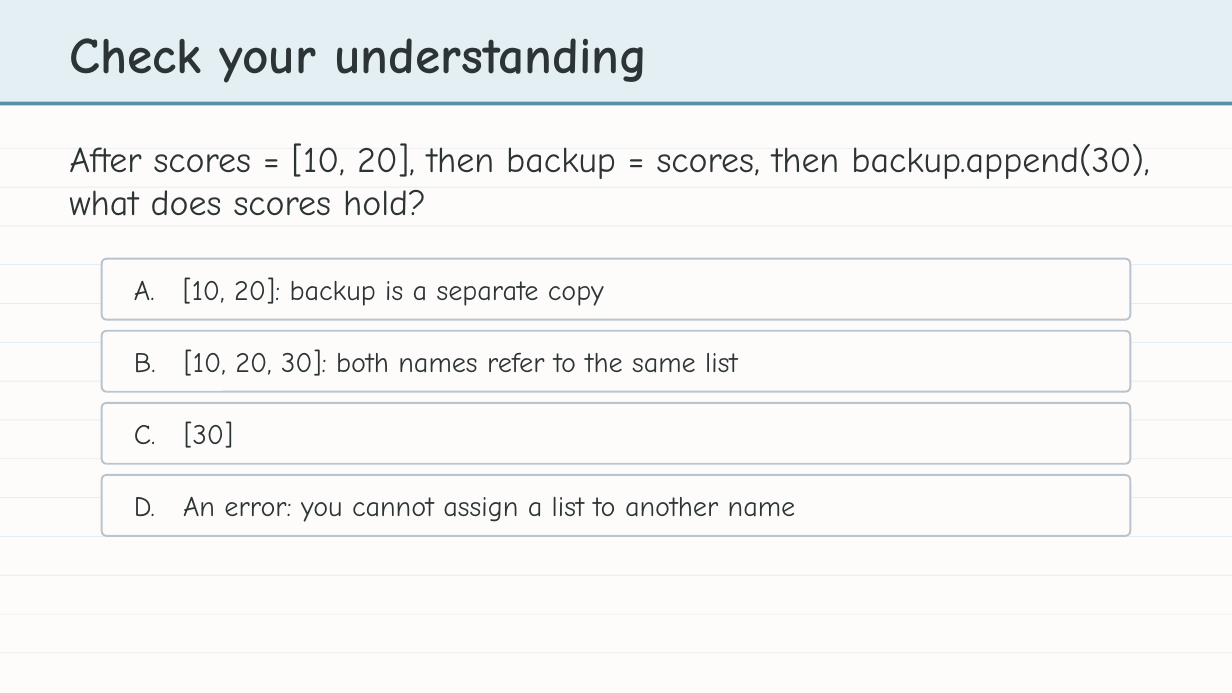
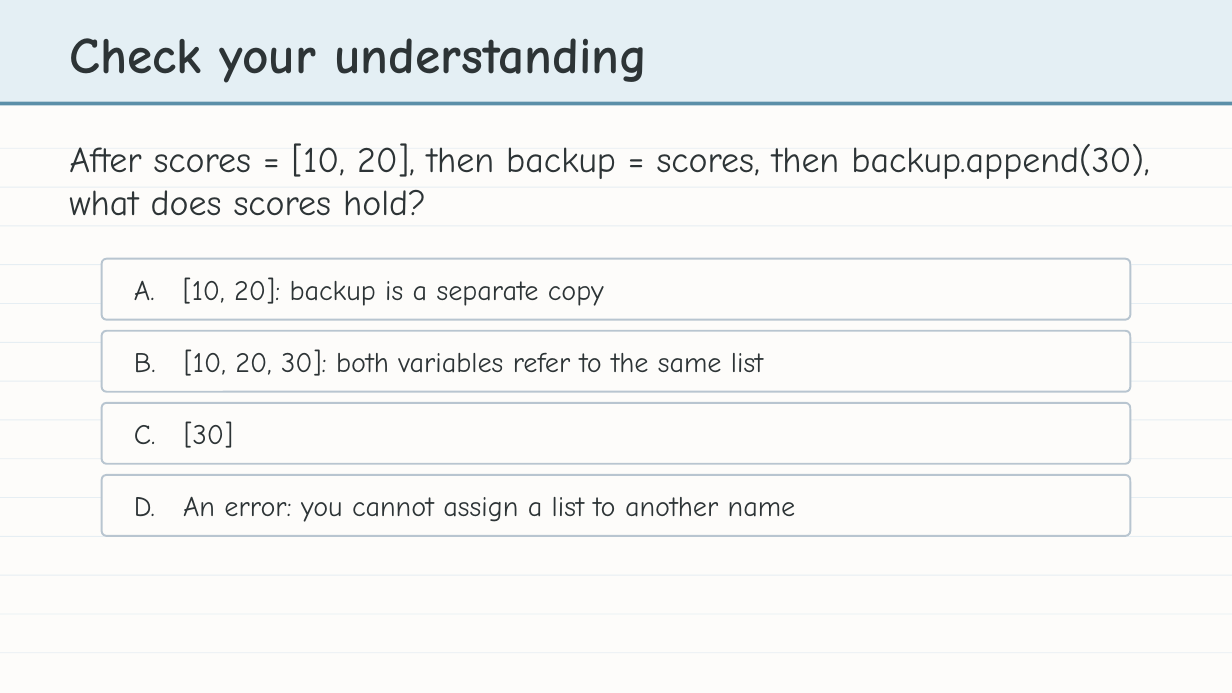
Before and after one commit to bradamiller/LearningPython, a slide deck: slide 24 of static/slides/module-04-manhattan/module-4-lesson-03-lists.pptx. Drawn at 1232x693 pixels with LibreOffice and Linux fonts; fonts in the diff are those of the drawing. Boxes give left, top, right and bottom in pixels: in the first picture for what was removed or moved away, otherwise in the second. Text is boxed around its words. In the diff, an @@ line names an element or a change of style, - is before the commit and + after.

```diff
--- a/static/slides/module-04-manhattan/module-4-lesson-03-lists.pptx
+++ b/static/slides/module-04-manhattan/module-4-lesson-03-lists.pptx
@@ text at <box>134,349,763,376</box>: text changed @@
-B. [10, 20, 30]: both names refer to the same list
+B. [10, 20, 30]: both variables refer to the same list
```
Also in this commit, not shown: 6 other slides changed, 8 other files.
